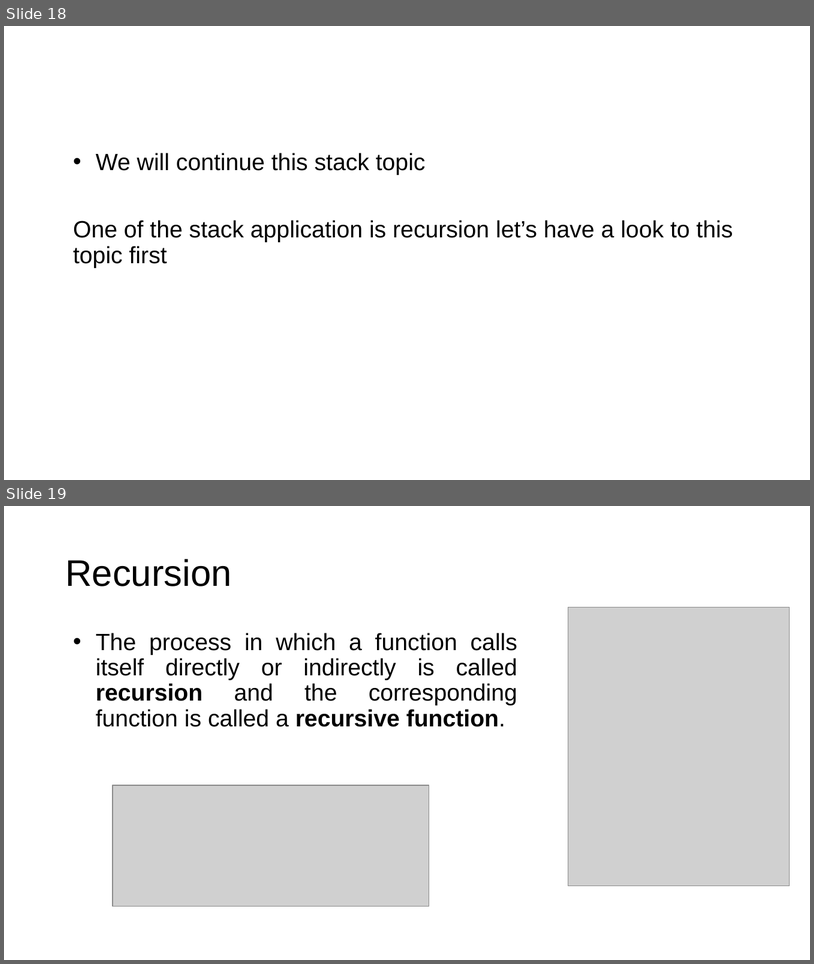
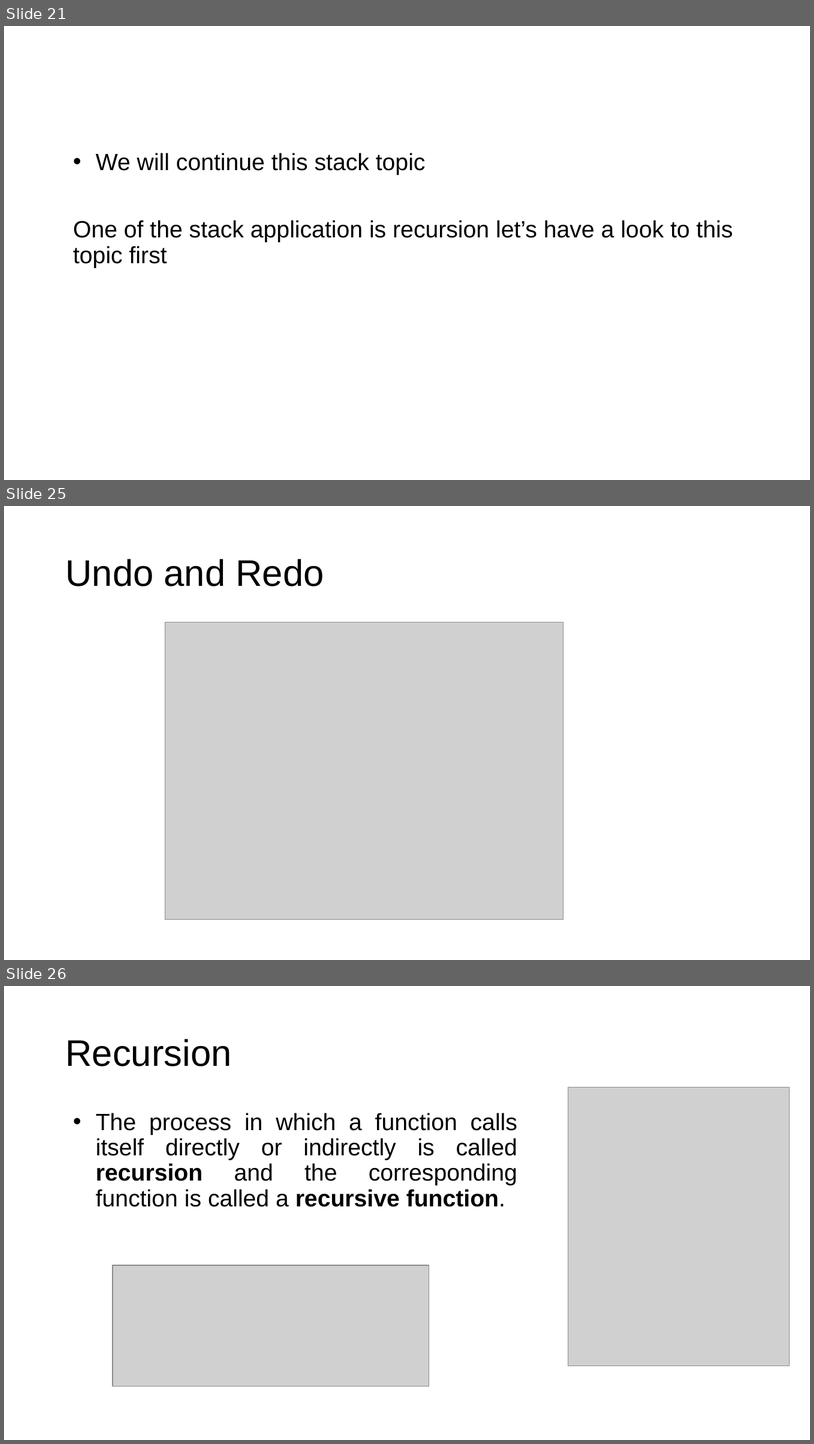
Before and after one commit to MuxammilSidd/FAST-KHI-Semester-3, a slide deck: Data Structures (Theory)/Slides/Ms. Rafia's GCR/DSA Week#04-05 Ms.Rafia.pptx. Shown one above the other, each under a label of ours: slides 18 and 19 before the commit, slides 21, 25 and 26 after it; the slides between them are not shown. The pictures are 814x964 and 814x1444 pixels, drawn with LibreOffice and Linux fonts; fonts in the diff are those of the drawing; grey boxes stand for pictures. Boxes give left, top, right and bottom in pixels: in the first picture for what was removed or moved away, otherwise in the second. Text is boxed around its words. In the diff, an @@ line names an element or a change of style, - is before the commit and + after.

```diff
--- a/Data Structures (Theory)/Slides/Ms. Rafia's GCR/DSA Week#04-05 Ms.Rafia.pptx
+++ b/Data Structures (Theory)/Slides/Ms. Rafia's GCR/DSA Week#04-05 Ms.Rafia.pptx
@@ slide 25 added at bbox=[4, 506, 810, 960], background #FFFFFF @@
@@ title added at bbox=[65, 559, 324, 586], 44 pt, text #000000 @@
+Undo and Redo
@@ picture added at bbox=[165, 622, 564, 919] @@
@@ what was slide 18 is now slide 21 @@
@@ what was slide 19 is now slide 26 @@
```
Also in this commit, not shown: 1 slide changed, 6 other slides added, 45 other files.
